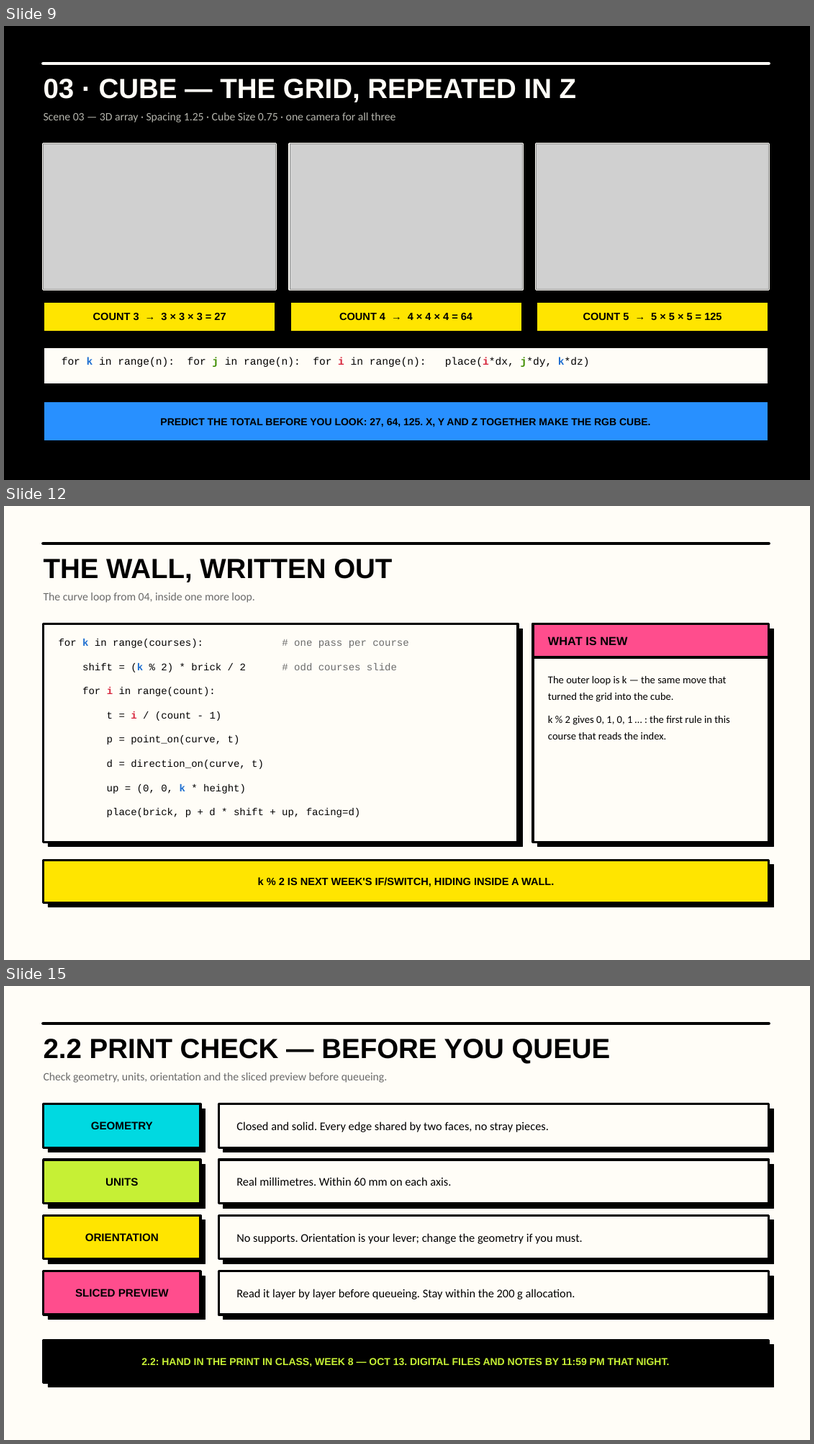
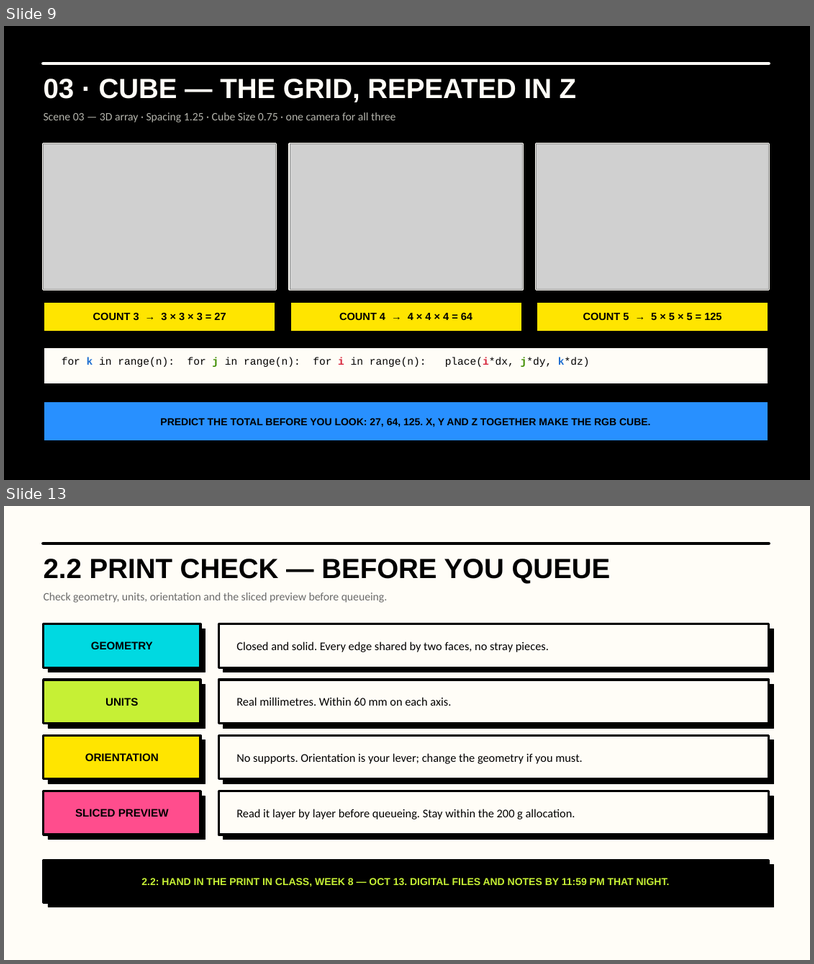
Before and after one commit to luigipacheco/arc3133, a slide deck: slides/ARC3133_Class06.pptx. Shown one above the other, each under a label of ours: slides 9, 12 and 15 before the commit, slides 9 and 13 after it; the slides between them are not shown. The pictures are 814x1444 and 814x964 pixels, drawn with LibreOffice and Linux fonts; fonts in the diff are those of the drawing; grey boxes stand for pictures. Boxes give left, top, right and bottom in pixels: in the first picture for what was removed or moved away, otherwise in the second. Text is boxed around its words. In the diff, an @@ line names an element or a change of style, - is before the commit and + after.

```diff
--- a/slides/ARC3133_Class06.pptx
+++ b/slides/ARC3133_Class06.pptx
@@ slide 12 removed at [4, 506, 810, 960], background #FFFDF7 @@
@@ rectangle removed at [44, 543, 769, 543] @@
@@ text removed at [44, 559, 392, 582] @@
-THE WALL, WRITTEN OUT
@@ text removed at [44, 592, 255, 602] @@
-The curve loop from 04, inside one more loop.
@@ rectangle removed at [44, 624, 518, 842] @@
@@ rectangle removed at [47, 628, 522, 846] @@
@@ rectangle removed at [533, 624, 769, 842] @@
@@ rectangle removed at [533, 624, 769, 657] @@
@@ rectangle removed at [538, 628, 774, 846] @@
@@ text removed at [59, 638, 409, 648] @@
-for k in range(courses): # one pass per course
@@ text removed at [548, 636, 628, 645] @@
-WHAT IS NEW
@@ text removed at [82, 663, 397, 672] @@
-shift = (k % 2) * brick / 2 # odd courses slide
@@ text removed at [548, 676, 730, 739] @@
-The outer loop is k — the same move that turned the grid into the cube.
-k % 2 gives 0, 1, 0, 1 … : the first rule in this course that reads the index.
@@ text removed at [82, 687, 216, 696] @@
-for i in range(count):
@@ text removed at [107, 711, 222, 721] @@
-t = i / (count - 1)
@@ text removed at [107, 735, 240, 744] @@
-p = point_on(curve, t)
@@ text removed at [107, 759, 264, 769] @@
-d = direction_on(curve, t)
@@ text removed at [107, 784, 246, 793] @@
-up = (0, 0, k * height)
@@ text removed at [107, 808, 361, 817] @@
-place(brick, p + d * shift + up, facing=d)
@@ rectangle removed at [44, 860, 769, 902] @@
@@ rectangle removed at [47, 864, 774, 906] @@
@@ text removed at [258, 877, 554, 887] @@
-k % 2 IS NEXT WEEK'S IF/SWITCH, HIDING INSIDE A WALL.
@@ what was slide 15 is now slide 13 @@
```
Also in this commit, not shown: 6 slides changed, 1 other slide removed, 19 other files.
